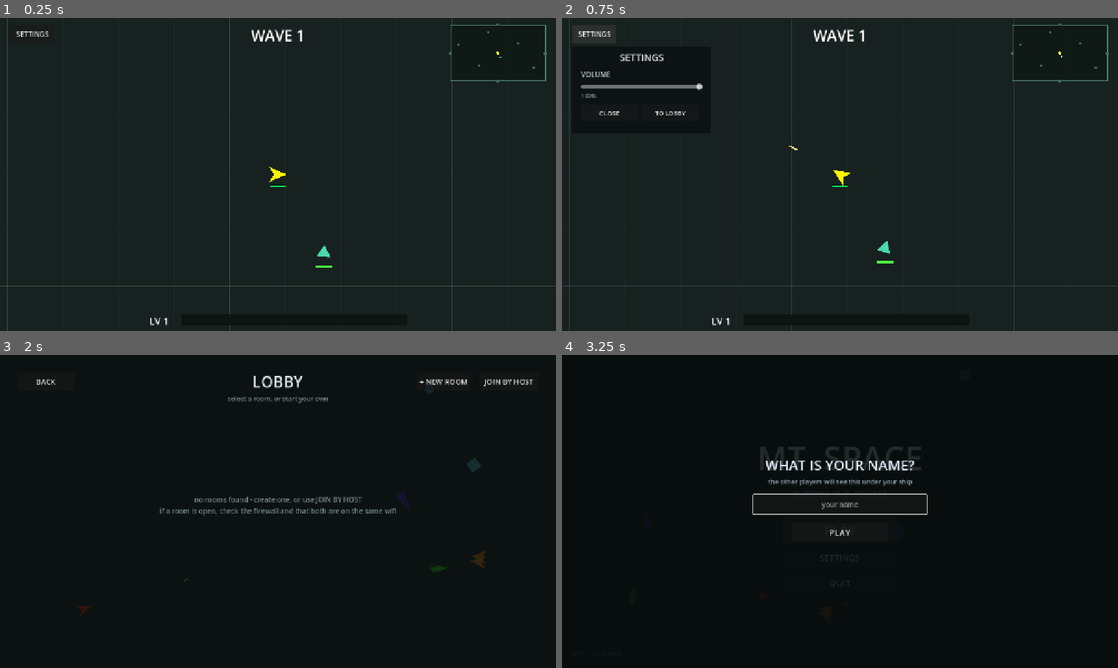
Above: before the commit, frames 1-4 (two rows, left to right).
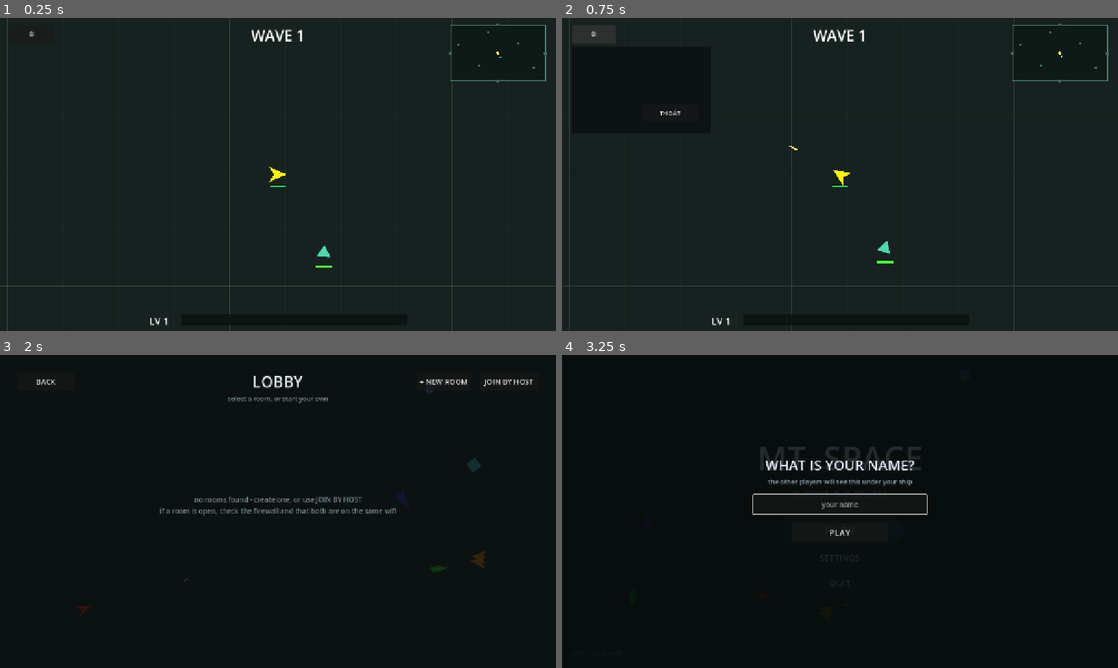
Above: after the commit, the same moments.

Repository: lmt1102011/MT-Space
Game: Godot game, scene res://scenes/main.tscn
Same seed, same stepped clock (60 frames per second), same inputs: the game is played once before the commit and once after it. This scene is started directly instead of the project's main scene.
Inputs:
- Up to frame 1 (0.25 s): no input
- Up to frame 2 (0.75 s): click "SETTINGS" (after the commit: "⚙") at 0.5 s
- Up to frame 3 (2 s): click "TO LOBBY" (after the commit: "THOÁT") at 1.25 s
- Up to frame 4 (3.25 s): click "BACK" at 2 s; click "PLAY" at 2.75 s

The runs differ from the first frame. In frame 1, less than 0.1% of the frame differs, in the area x 2-9%, y 4-6%; in frame 2, 0.7%, in the area x 2-26%, y 4-32%; in frame 3, less than 0.1%; in frame 4, less than 0.1%.
Error after the commit: Parse Error: Cannot assign a value of type "null" as "Callable". (res://scripts/upgrade_cards.gd:318)

Commit message:
fix: name prompt, settings icon, play again, upgrade cards queue and badge

Diff:
--- a/scripts/hud.gd
+++ b/scripts/hud.gd
@@ -51,15 +51,23 @@
 # The little panel with the volume and the quit button.
 func _setup_settings() -> void:
 	if _settings_btn:
+		_settings_btn.text = "⚙"  # icon only
 		_settings_btn.pressed.connect(_on_settings_pressed)
-	if _settings_close:
-		_settings_close.pressed.connect(_on_settings_close)
-	if _settings_quit:
-		_settings_quit.pressed.connect(_on_settings_quit)
-	if _volume_slider:
-		_volume_slider.value = Game.get_master_volume()
-		_volume_slider.value_changed.connect(_on_volume_changed)
-		_on_volume_changed(_volume_slider.value)
+	if _settings_panel:
+		# hide everything except the quit button
+		var title = _settings_panel.get_node_or_null("Title")
+		if title: title.visible = false
+		var vol_label = _settings_panel.get_node_or_null("VolumeLabel")
+		if vol_label: vol_label.visible = false
+		var vol_slider = _settings_panel.get_node_or_null("VolumeSlider")
+		if vol_slider: vol_slider.visible = false
+		var vol_value = _settings_panel.get_node_or_null("VolumeValue")
+		if vol_value: vol_value.visible = false
+		var close_btn = _settings_panel.get_node_or_null("CloseButton")
+		if close_btn: close_btn.visible = false
+		if _settings_quit:
+			_settings_quit.text = "THOÁT"
+			_settings_quit.pressed.connect(_on_settings_quit)
 
 
 func _on_settings_pressed() -> void:
@@ -259,10 +267,10 @@
 
 func _on_play_again() -> void:
 	Game.sfx("click", -14.0, 0.95, 1.05)
-	# when the game was played in a room, the player goes back to the room
+	# when the game was played in a room, restart the match (stay in the room)
 	if Game.in_a_room():
 		Game.reset_run()
-		get_tree().change_scene_to_file("res://scenes/lobby.tscn")
+		get_tree().change_scene_to_file("res://scenes/main.tscn")
 		return
 	Game.reset_run()
 	get_tree().reload_current_scene()
--- a/scripts/menu.gd
+++ b/scripts/menu.gd
@@ -66,6 +66,11 @@
 
 
 func _on_named(_name: String) -> void:
+	# defer the scene change so the prompt can be freed cleanly
+	call_deferred("_change_to_lobby")
+
+
+func _change_to_lobby() -> void:
 	get_tree().change_scene_to_file("res://scenes/lobby.tscn")
 
 
--- a/scripts/upgrade_cards.gd
+++ b/scripts/upgrade_cards.gd
@@ -13,11 +13,15 @@
 var _holder: Control
 var _cards: Array = []
 var _pending: bool = false
+# queue of pending upgrade levels
+var _upgrade_queue: Array = []
 # the little card that waits on the right hand side
 var _hint: Control = null
 var _hint_holder: Control = null
+var _hint_badge: Label = null
 var _quit_btn: Button = null
 var _minimap: Control = null
+var _current_upgrade_level: int = 0
 
 const CARD_W := 200.0
 const CARD_H := 280.0
@@ -80,7 +84,7 @@
 	add_child(_holder)
 
 	_quit_btn = Button.new()
-	_quit_btn.text = "TO LOBBY"
+	_quit_btn.text = "THOÁT"
 	_quit_btn.anchor_left = 1.0
 	_quit_btn.anchor_right = 1.0
 	_quit_btn.anchor_top = 0.0
@@ -91,7 +95,7 @@
 	_quit_btn.offset_top = 158.0
 	_quit_btn.offset_bottom = 198.0
 	_quit_btn.add_theme_font_size_override("font_size", 15)
-	_quit_btn.pressed.connect(_on_quit)
+	_quit_btn.pressed.connect(_close)
 	_quit_btn.visible = false
 	add_child(_quit_btn)
 
@@ -117,6 +121,26 @@
 	# clicking the waiting card opens the card choice
 	_hint.chosen.connect(_on_hint_chosen)
 
+	# badge label showing number of pending upgrades
+	_hint_badge = Label.new()
+	_hint_badge.anchor_left = 1.0
+	_hint_badge.anchor_right = 1.0
+	_hint_badge.anchor_top = 0.0
+	_hint_badge.anchor_bottom = 0.0
+	_hint_badge.offset_left = -30.0
+	_hint_badge.offset_right = -6.0
+	_hint_badge.offset_top = -12.0
+	_hint_badge.offset_bottom = 12.0
+	_hint_badge.horizontal_alignment = HORIZONTAL_ALIGNMENT_CENTER
+	_hint_badge.vertical_alignment = VERTICAL_ALIGNMENT_CENTER
+	_hint_badge.add_theme_font_size_override("font_size", 18)
+	_hint_badge.add_theme_color_override("font_color", Color(1, 1, 1))
+	_hint_badge.add_theme_color_override("font_outline_color", Color(0, 0, 0))
+	_hint_badge.add_theme_constant_override("font_outline_size", 2)
+	_hint_badge.mouse_filter = Control.MOUSE_FILTER_IGNORE
+	_hint.add_child(_hint_badge)
+	_hint_badge.visible = false
+
 
 func _place_hint() -> void:
 	var vp := get_viewport().get_visible_rect().size
@@ -130,20 +154,26 @@
 
 func _on_request(_level: int) -> void:
 	if _pending:
+		# queue this upgrade for later
+		_upgrade_queue.append(_level)
+		_update_hint_badge()
 		return
 	_pending = true
-	_show_hint()
-
-
-# Shows the small waiting card with the first offer on it.
-func _show_hint() -> void:
-	var picks := _pick_cards()
+	_show_hint(_level)
+
+
+# Shows the waiting card with the offer for the given level.
+func _show_hint(_level: int) -> void:
+	_current_upgrade_level = _level
+	var picks := _pick_cards_for_level(_level)
 	if picks.is_empty():
 		_pending = false
+		_show_next_queued()
 		return
 	_hint.call("setup", picks[0], 0)
 	_place_hint()
 	_hint.visible = true
+	_update_hint_badge()
 	Game.sfx("card", -15.0, 0.95, 1.08)
 	# a small pulse so the eye notices it
 	var tw := create_tween()
@@ -154,6 +184,33 @@
 		.set_trans(Tween.TRANS_SINE)
 
 
+func _pick_cards_for_level(_level: int) -> Array:
+	# LV5 and no weapon yet: offer every weapon archetype at once
+	if _level >= 5 and not Game.weapon_chosen:
+		return CardDB.weapon_cards()
+
+	var pool: Array = CardDB.passives().filter(func(card):
+		var taken: int = int(Game.upg_stacks.get(card.id, 0))
+		return taken < int(card.max))
+	pool.shuffle()
+	var out: Array = []
+	for i in mini(3, pool.size()):
+		out.append(pool[i])
+	if out.is_empty():
+		var any_pool: Array = CardDB.passives()
+		any_pool.shuffle()
+		out = any_pool.slice(0, 3)
+	return out
+
+
+func _show_next_queued() -> void:
+	if _upgrade_queue.is_empty():
+		_update_hint_badge()
+		return
+	var next_level = _upgrade_queue.pop_front()
+	_show_hint(next_level)
+
+
 # The waiting card was clicked: open the real card choice.
 func _on_hint_chosen(_card: Dictionary, _source: Control) -> void:
 	if not _pending:
@@ -166,7 +223,7 @@
 		c.queue_free()
 	_cards.clear()
 
-	var picks := _pick_cards()
+	var picks := _pick_cards_for_level(_current_upgrade_level)
 	if picks.size() > 0 and picks[0].get("cat", 0) == CardDB.Category.WEAPON:
 		_title.text = "LEVEL 5 — CHOOSE YOUR WEAPON"
 	else:
@@ -255,10 +312,10 @@
 	_pending = false
 	Game.sfx("click", -14.0, 0.95, 1.1)
 	Game.grant_card(card)
-	_close()
-
-
-func _close() -> void:
+	_close(_show_next_queued.bind())
+
+
+func _close(callback: Callable = null) -> void:
 	# stop accepting input immediately
 	for c in _cards:
 		c.mouse_filter = Control.MOUSE_FILTER_IGNORE
@@ -276,13 +333,6 @@
 			_minimap.visible = true
 		for c in _cards:
 			c.queue_free()
-		_cards.clear())
-
-
-func _on_quit() -> void:
-	Game.sfx("click", -12.0, 0.95, 1.05)
-	# leaving a match goes back to the lobby, it does not close the game
-	Game.set_fire(false)
-	Game.reset_run()
-	Net.leave()
-	get_tree().change_scene_to_file("res://scenes/lobby.tscn")
+		_cards.clear()
+		if callback:
+			callback.call())
